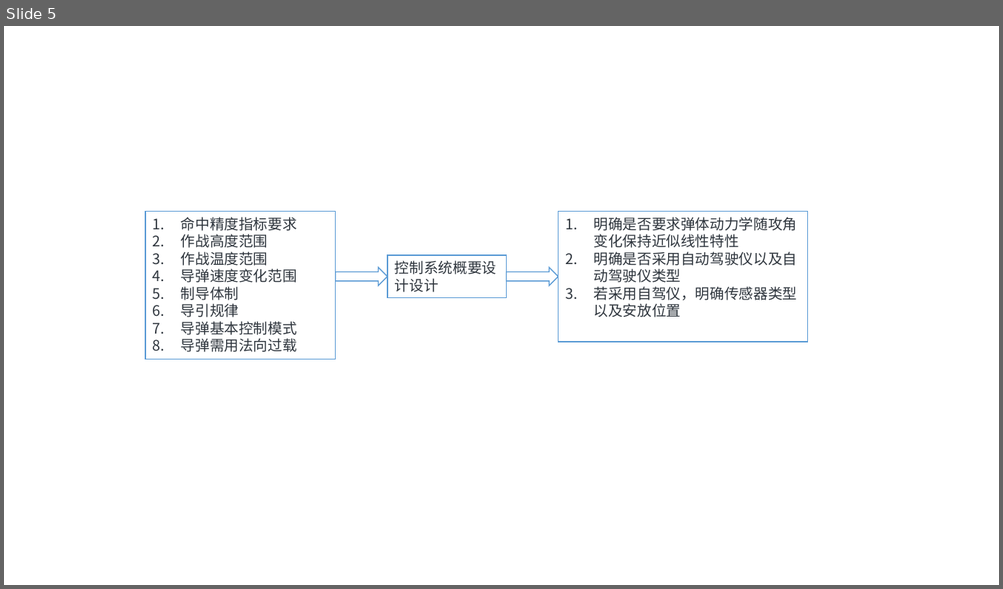
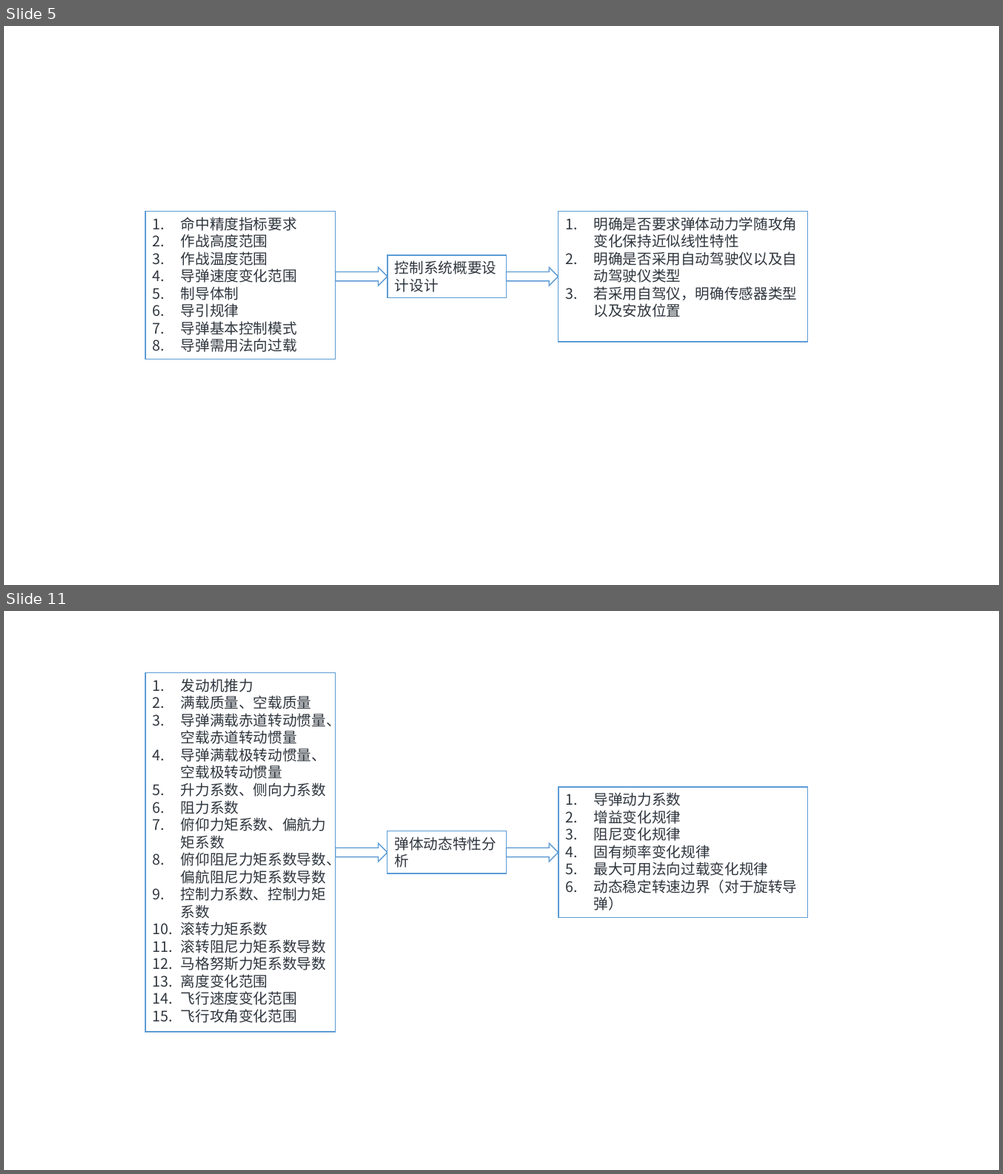
Before and after one commit to lee-shun/design_aircrafts, a slide deck: final_review/pictures/chapter3/chapter3.pptx. Shown one above the other, each under a label of ours: slide 5 before the commit, slides 5 and 11 after it; the slides between them are not shown. The pictures are 1003x589 and 1003x1174 pixels, drawn with LibreOffice and Linux fonts; fonts in the diff are those of the drawing. Boxes give left, top, right and bottom in pixels: in the first picture for what was removed or moved away, otherwise in the second. Text is boxed around its words. In the diff, an @@ line names an element or a change of style, - is before the commit and + after.

```diff
--- a/final_review/pictures/chapter3/chapter3.pptx
+++ b/final_review/pictures/chapter3/chapter3.pptx
@@ slide 11 added at (4,611,999,1170), background #F1F2F6 @@
@@ rectangle added at (146,673,336,1032), fill #F1F2F6, outline #5B9BD5 1 pt, 14 pt, text #2E353D @@
+1. 发动机推力
+2. 满载质量、空载质量
+3. 导弹满载赤道转动惯量、空载赤道转动惯量
+4. 导弹满载极转动惯量、空载极转动惯量
+5. 升力系数、侧向力系数
+6. 阻力系数
+7. 俯仰力矩系数、偏航力矩系数
+8. 俯仰阻尼力矩系数导数、偏航阻尼力矩系数导数
+9. 控制力系数、控制力矩系数
+10. 滚转力矩系数
+11. 滚转阻尼力矩系数导数
+12. 马格努斯力矩系数导数
+13. 离度变化范围
+14. 飞行逨度变化范围
+15. 飞行攻角变化范围
@@ rectangle added at (558,787,808,917), fill #F1F2F6, outline #5B9BD5 1 pt, 14 pt, text #2E353D @@
+1. 导弹动力系数
+2. 增益变化规律
+3. 阻尼变化规律
+4. 固有频率变化规律
+5. 最大可用法向过载变化规律
+6. 动态稳定转速边界（对于旋转导弹）
@@ rectangle added at (387,831,506,874), fill #F1F2F6, outline #5B9BD5 1 pt, 14 pt, text #2E353D @@
+弹体动态特性分析
@@ right arrow added at (336,844,387,863), fill #F1F2F6, outline #5B9BD5 1 pt @@
@@ right arrow added at (506,844,558,863), fill #F1F2F6, outline #5B9BD5 1 pt @@
```
Also in this commit, not shown: 8 other slides added, 15 other files.
